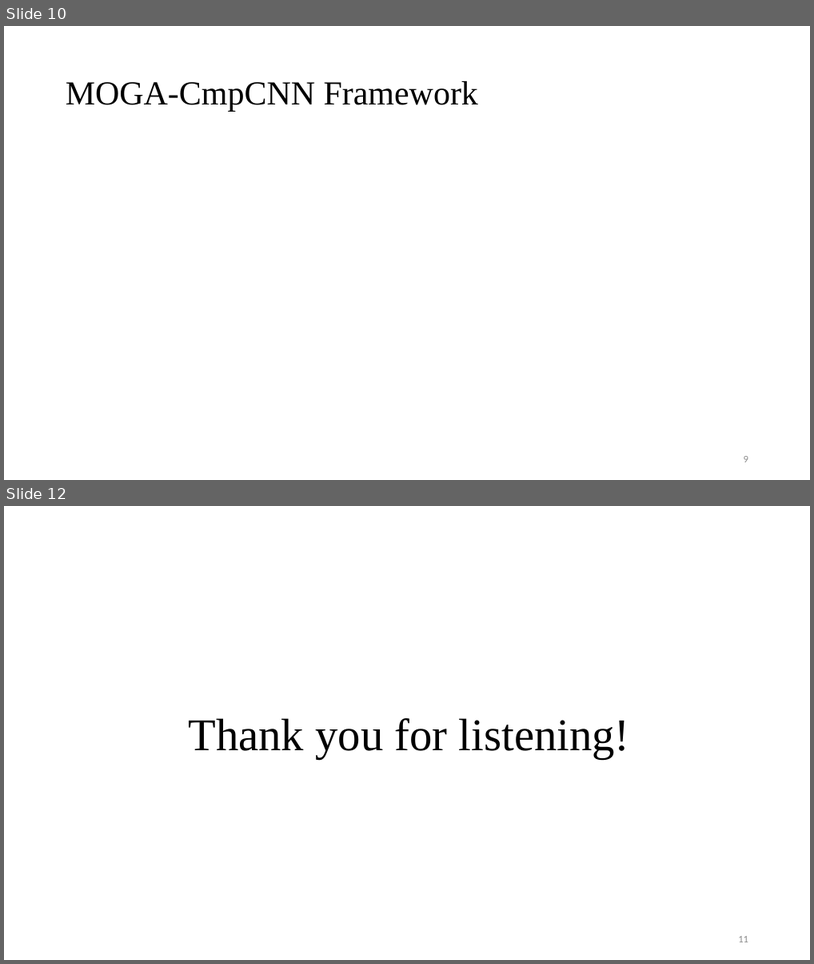
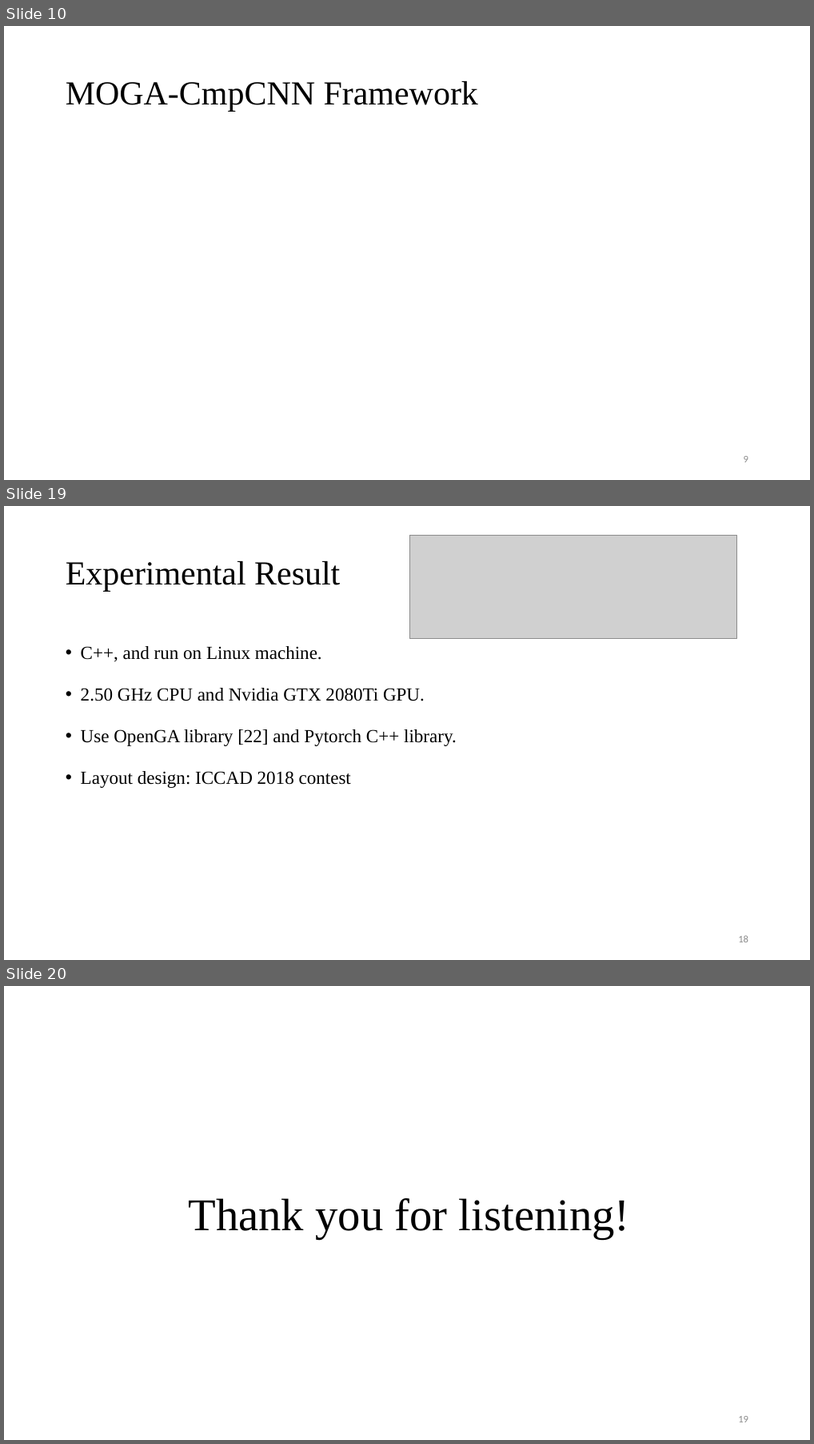
Before and after one commit to Pacific-Feng-Studuies/Studied-Papers, a slide deck: DAC2024/MOGA-CmpCNN/MOGA-CmpCNN A Multi-Objective Genetic Algorithm Intergrated with CmpCNN Model for CMP-Aware Metal Fill.pptx. Shown one above the other, each under a label of ours: slides 10 and 12 before the commit, slides 10, 19 and 20 after it; the slides between them are not shown. The pictures are 814x964 and 814x1444 pixels, drawn with LibreOffice and Linux fonts; fonts in the diff are those of the drawing; grey boxes stand for pictures. Boxes give left, top, right and bottom in pixels: in the first picture for what was removed or moved away, otherwise in the second. Text is boxed around its words. In the diff, an @@ line names an element or a change of style, - is before the commit and + after.

```diff
--- a/DAC2024/MOGA-CmpCNN/MOGA-CmpCNN A Multi-Objective Genetic Algorithm Intergrated with CmpCNN Model for CMP-Aware Metal Fill.pptx
+++ b/DAC2024/MOGA-CmpCNN/MOGA-CmpCNN A Multi-Objective Genetic Algorithm Intergrated with CmpCNN Model for CMP-Aware Metal Fill.pptx
@@ slide 19 added at bbox=[4, 506, 810, 960], background #FFFFFF @@
@@ picture added at bbox=[410, 535, 738, 639] @@
@@ title added at bbox=[66, 561, 340, 591], 40 pt, text #000000 @@
+Experimental Result
@@ text added at bbox=[81, 646, 457, 788], 22 pt, text #000000 @@
+• C++, and run on Linux machine.
+• 2.50 GHz CPU and Nvidia GTX 2080Ti GPU.
+• Use OpenGA library [22] and Pytorch C++ library.
+• Layout design: ICCAD 2018 contest
@@ page number added at bbox=[738, 935, 749, 942], 12 pt, text #8C8C8C @@
+18
@@ what was slide 12 is now slide 20 @@
@@ page number at bbox=[738, 1416, 749, 1422]: text changed @@
-11
+19
```
Also in this commit, not shown: 1 slide changed, 7 other slides added, 1 other file.
